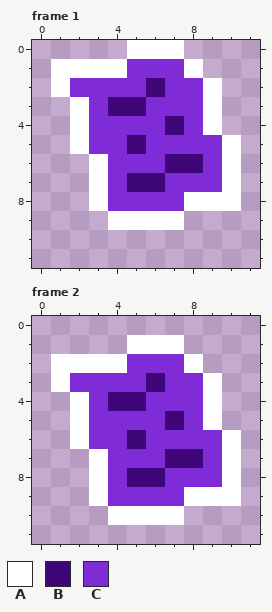
One commit to this pixel-art file: Assets/Resources/Sprites/Collectible/ModeTome_Page_Gray.aseprite. The picture above was drawn from the file before the commit.
12x12 pixels, 4 frames. Shown: frame 1, frame 2. The commit also changed other frames, which this record leaves out.
Palette (. is transparent): A #ffffff  B #3e0678  C #7f2bd7
Pixels before, frame 1, first column x 1:
 0 ....AAA...
 1 AAAACCCA..
 2 ACCCCBCCA.
 3 .ACBBCCCA.
 4 .ACCCCBCA.
 5 .ACCBCCCCA
 6 ..ACCCBBCA
 7 ..ACBBCCCA
 8 ..ACCCCAAA
 9 ...AAAA...
Pixels before, frame 2, first column x 1:
 1 ....AAA...
 2 AAAACCCA..
 3 ACCCCBCCA.
 4 .ACBBCCCA.
 5 .ACCCCBCA.
 6 .ACCBCCCCA
 7 ..ACCCBBCA
 8 ..ACBBCCCA
 9 ..ACCCCAAA
10 ...AAAA...
Once edited:
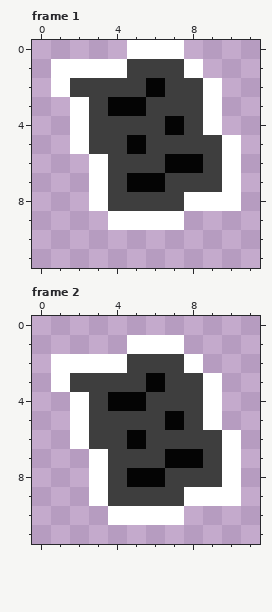
The exact change:
colour B: #3e0678 -> #040404
colour C: #7f2bd7 -> #3e3e3e
Changed places in both pictures, as pixel boxes (x1, y1, x2, y2):
changed: (70, 59, 222, 211)
changed: (70, 354, 222, 506)
